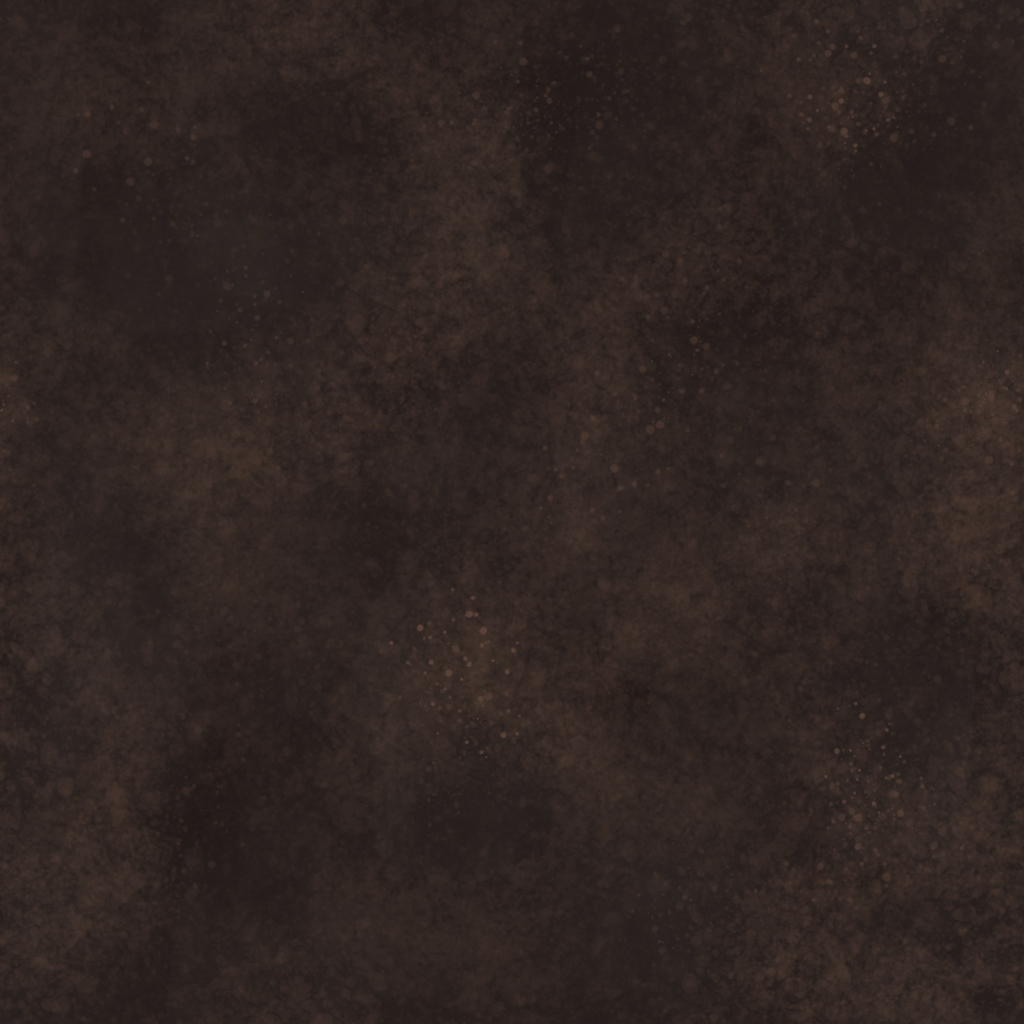
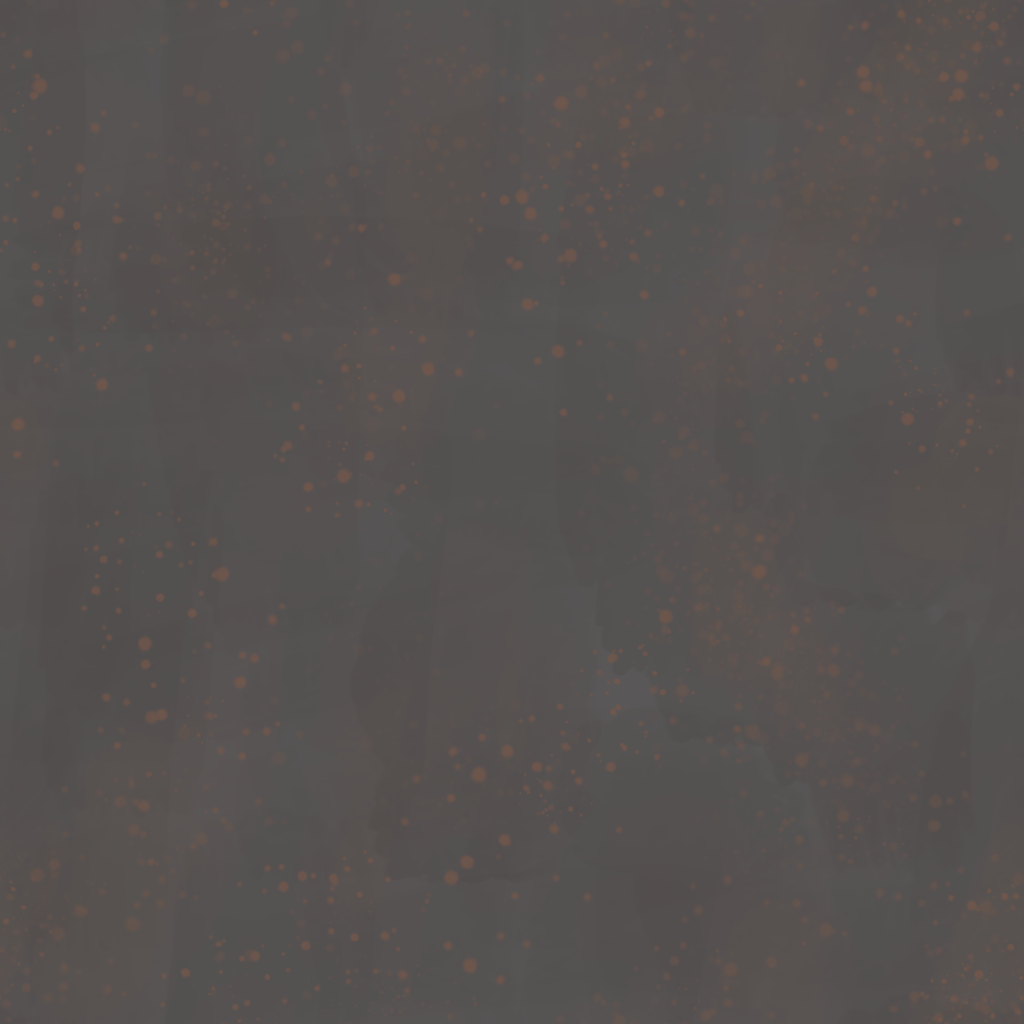
Comparing the layer stacks of the two w=1024, h=1024 images. Changes:
painted on "Paint Layer 3" over [0, 0, 1024, 1024]
showed "Paint Layer 2", opacity 21% → 60% over [0, 0, 1024, 1024]
"Paint Layer 1": opacity 94% → 59% over [0, 0, 1024, 1024]
painted on "Background" over [0, 0, 1024, 1024]
